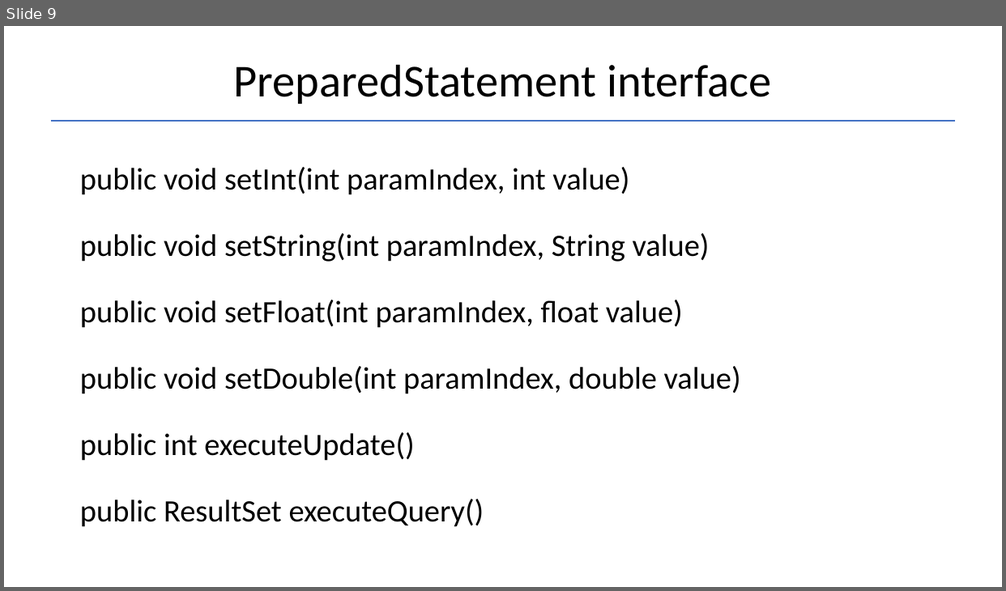
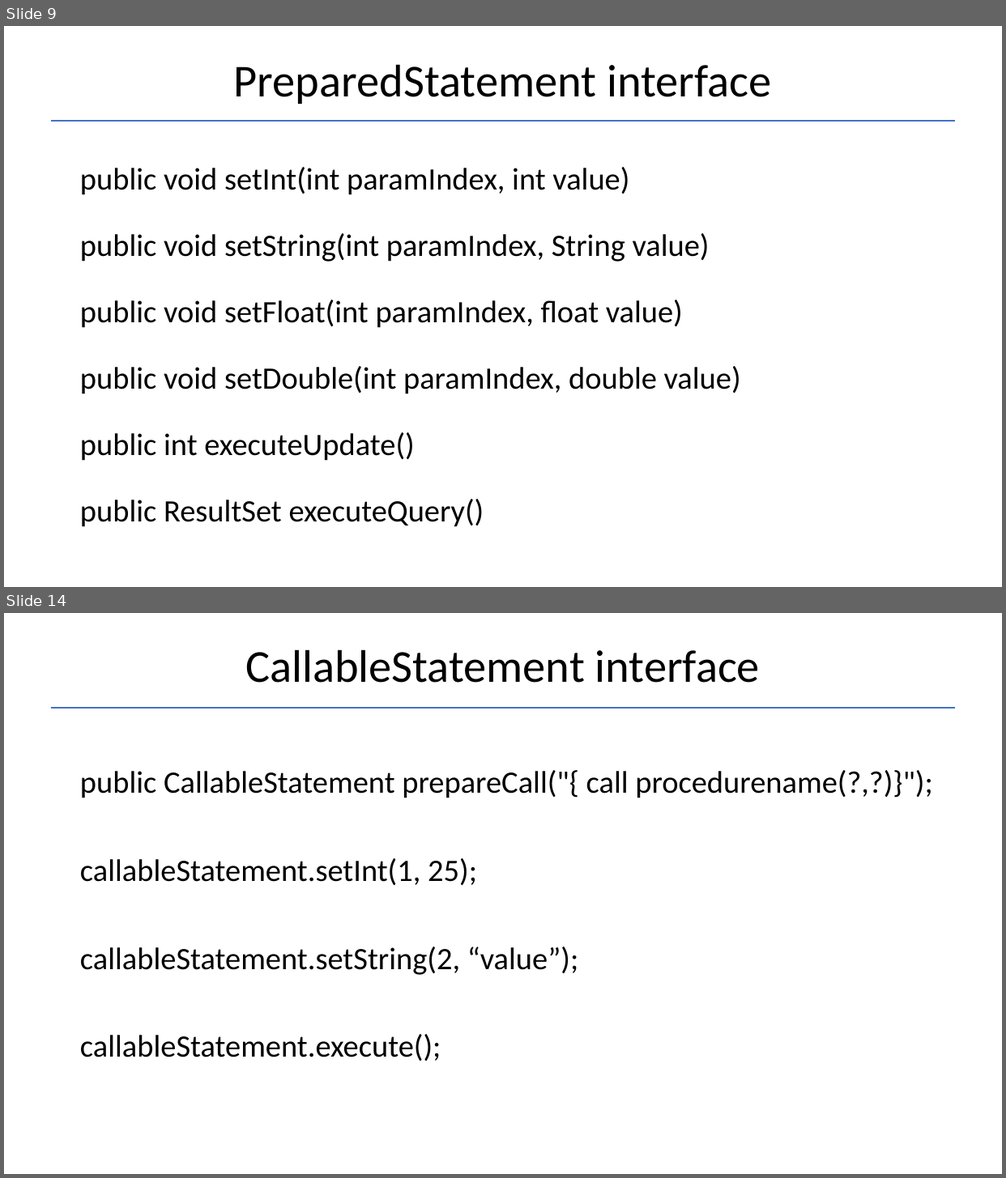
Before and after one commit to Garnik94/Levelup_presentations, a slide deck: JDBC/JDBC_Presentation.pptx. Shown one above the other, each under a label of ours: slide 9 before the commit, slides 9 and 14 after it; the slides between them are not shown. The pictures are 1006x591 and 1006x1178 pixels, drawn with LibreOffice and Linux fonts; fonts in the diff are those of the drawing. Boxes give left, top, right and bottom in pixels: in the first picture for what was removed or moved away, otherwise in the second. Text is boxed around its words. In the diff, an @@ line names an element or a change of style, - is before the commit and + after.

```diff
--- a/JDBC/JDBC_Presentation.pptx
+++ b/JDBC/JDBC_Presentation.pptx
@@ slide 14 added at [4,613,1002,1174], background #FFFFFF @@
@@ title added at [245,649,760,683], 44 pt, text #000000 @@
+CallableStatement interface
@@ line added from (50, 707) to (956, 707), #4472C4 1.5 pt @@
@@ text added at [80,770,933,1061], 30 pt, text #000000 @@
+public CallableStatement prepareCall("{ call procedurename(?,?)}");
+callableStatement.setInt(1, 25);
+callableStatement.setString(2, “value”);
+callableStatement.execute();
```
Also in this commit, not shown: 4 slides changed, 4 other slides added, 7 other files.
